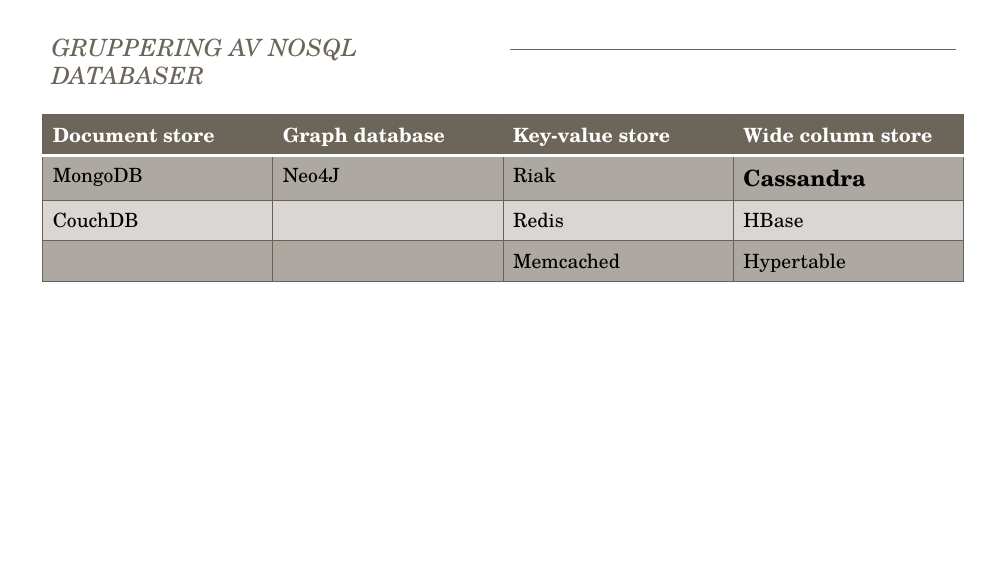
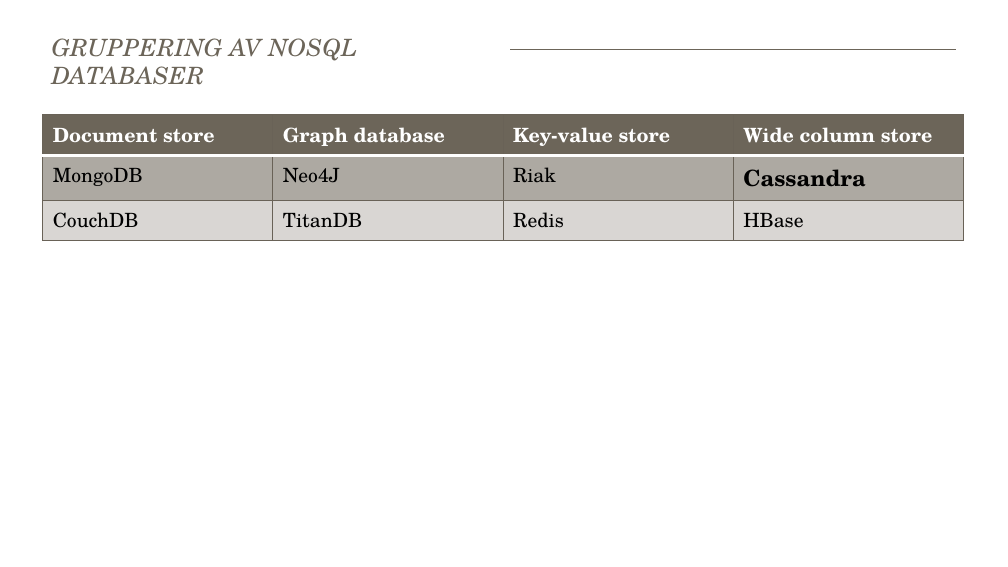
Before and after one commit to baakind/cassandra-workshop, a slide deck: slide 3 of intro.pptx. Drawn at 1008x567 pixels with LibreOffice and Linux fonts; fonts in the diff are those of the drawing. Boxes give left, top, right and bottom in pixels: in the first picture for what was removed or moved away, otherwise in the second. Text is boxed around its words. In the diff, an @@ line names an element or a change of style, - is before the commit and + after.

```diff
--- a/intro.pptx
+++ b/intro.pptx
@@ table at bbox=[42, 115, 962, 238] @@
-row 3: CouchDB |  | Redis | HBase
-row 4:  |  | Memcached | Hypertable
+row 3: CouchDB | TitanDB | Redis | HBase
```
Also in this commit, not shown: 3 other slides changed.
